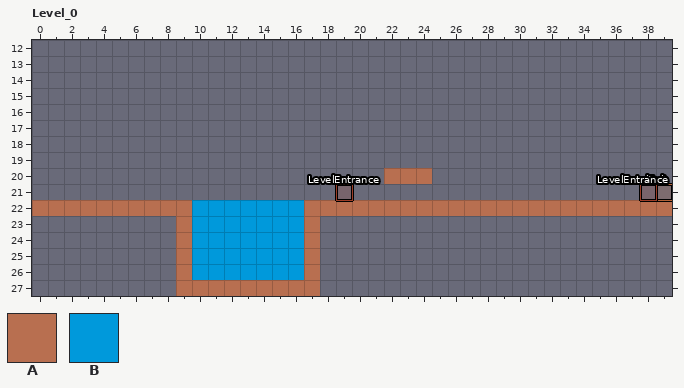
A LDtk project gets an edit: tilebuilding/pixeus.ldtk. Above is the file before it was changed.
Cells are 16x16 px. Shown: Level_0 x 0..39, y 12..27.
Key: from "MovementTypes": A 1 "Ground", B 2 "Water".
_ is an empty cell.
Layers that did not change in this view are not listed.
Layer "MovementTypes" before, first column x 0:
12 ________________________________________
13 ________________________________________
14 ________________________________________
15 ________________________________________
16 ________________________________________
17 ________________________________________
18 ________________________________________
19 ________________________________________
20 ______________________AAA_______________
21 ________________________________________
22 AAAAAAAAAABBBBBBBAAAAAAAAAAAAAAAAAAAAAAA
23 _________ABBBBBBBA______________________
24 _________ABBBBBBBA______________________
25 _________ABBBBBBBA______________________
26 _________ABBBBBBBA______________________
27 _________AAAAAAAAA______________________
After the commit:
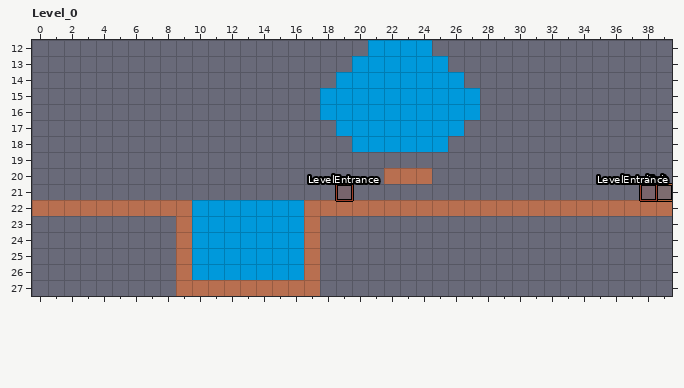
Changes in this commit:
Layer "MovementTypes":
y 12: x 21..24 ____ -> BBBB
y 13: x 20..25 ______ -> BBBBBB
y 14: x 19..26 ________ -> BBBBBBBB
y 15..16: x 18..27 __________ -> BBBBBBBBBB
y 17: x 19..26 ________ -> BBBBBBBB
y 18: x 20..25 ______ -> BBBBBB
Boxes around the changes in both pictures, in picture pixels (x1, y1, x2, y2):
added: (320, 40, 480, 152)
